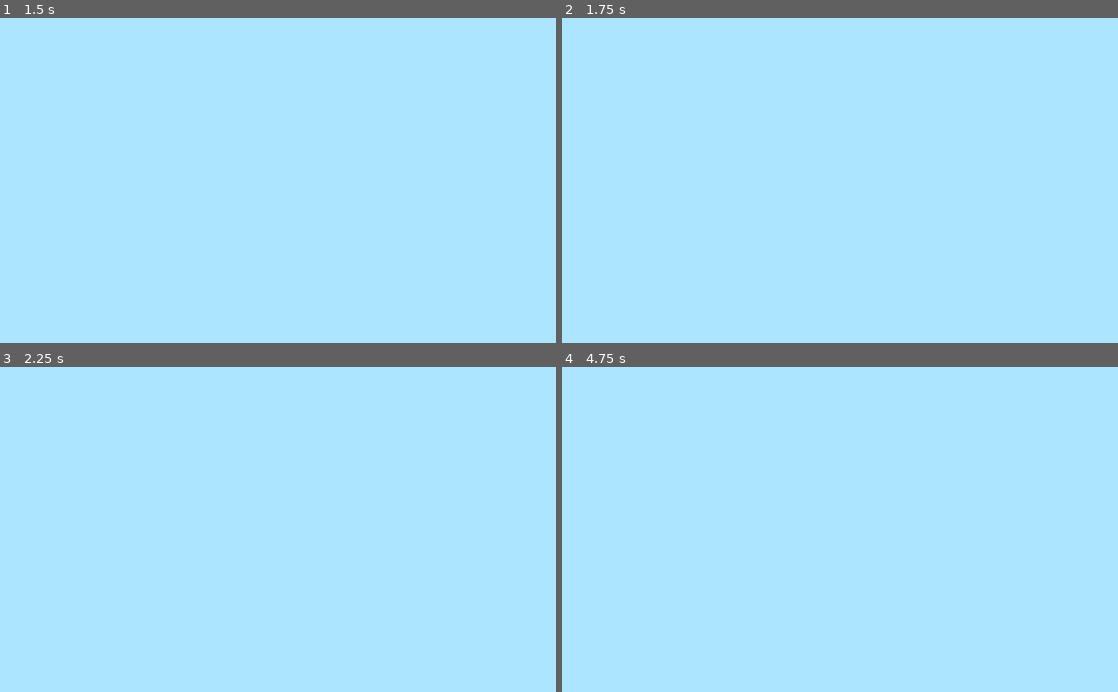
Above: before the commit, frames 1-4 (two rows, left to right).
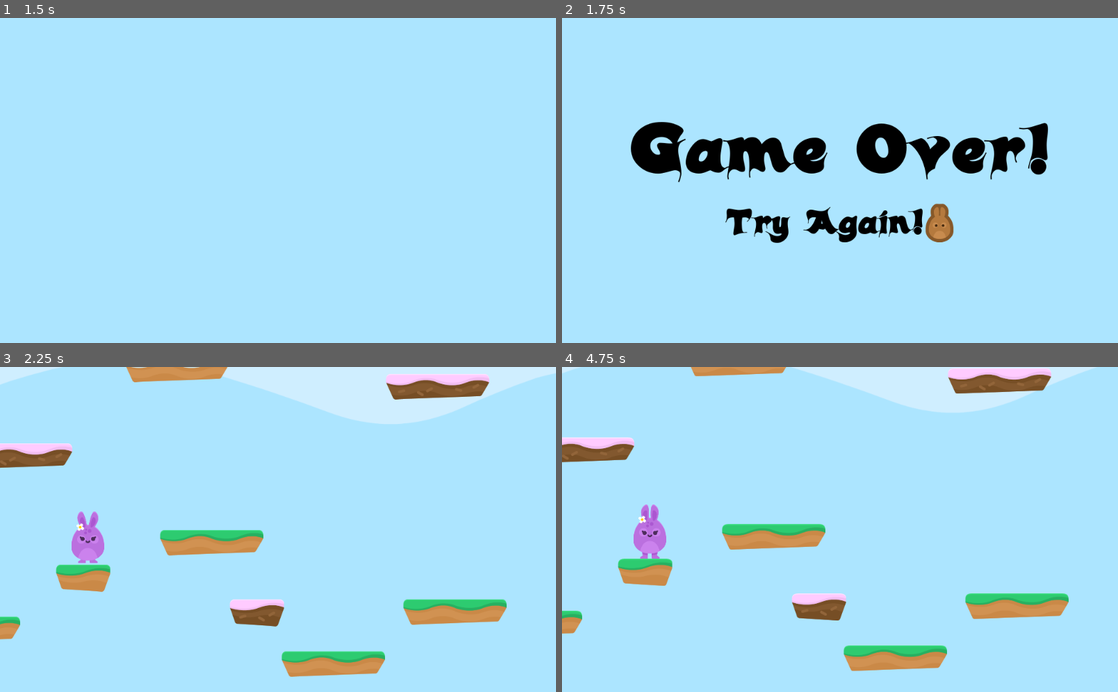
Above: after the commit, the same moments.

Repository: andredarcie/discovering-godot-course
Game: Godot game, scene res://Levels/Level1.tscn
Two runs of this game, one before a commit and one after it. Both use one fixed random seed, a clock stepped at 60 frames per second and the inputs below.
Inputs (mouse positions are in pixels of both pictures, inside the frame that each line leads up to):
- Up to frame 1 (1.5 s): hold D (right) from 0.53 s (still down); tap Space (Jump) at 0.77 s
- Up to frame 2 (1.75 s): keep holding D (right); tap Space (Jump) at 1.52 s
- Up to frame 3 (2.25 s): release D (right) at 2 s; click (378, 575) at 2.02 s
- Up to frame 4 (4.75 s): hold A (left) 2.78-3.53 s; hold D (right) 3.53-4.25 s; tap Space (Jump) at 3.77 s; click (940, 575) at 4.27 s

Frame 1 is identical in both runs. In frame 2, 8.2% of the frame differs, in the area x 12-88%, y 31-70%; in frame 3, 15%, in the area x 0-100%, y 0-96%; in frame 4, 12%.

Commit message:
Add end game

Diff:
--- /dev/null
+++ b/Hoppy Days/Levels/EndGame.gd
@@ -0,0 +1,4 @@
+extends Control
+
+func _on_RestartButton_pressed():
+	get_tree().change_scene("res://Levels/Level1.tscn")
--- /dev/null
+++ b/Hoppy Days/Levels/EndGame.tscn
@@ -0,0 +1,72 @@
+[gd_scene load_steps=7 format=2]
+
+[ext_resource path="res://GFX/Background/bg_layer1.png" type="Texture" id=1]
+[ext_resource path="res://Fonts/candles_.ttf" type="DynamicFontData" id=2]
+[ext_resource path="res://GFX/HUD/lifes.png" type="Texture" id=3]
+[ext_resource path="res://Levels/EndGame.gd" type="Script" id=4]
+
+[sub_resource type="DynamicFont" id=1]
+size = 128
+use_filter = true
+font_data = ExtResource( 2 )
+
+[sub_resource type="DynamicFont" id=2]
+size = 64
+font_data = ExtResource( 2 )
+
+[node name="EndGame" type="Control"]
+anchor_right = 1.0
+anchor_bottom = 1.0
+script = ExtResource( 4 )
+__meta__ = {
+"_edit_use_anchors_": false
+}
+
+[node name="TextureRect" type="TextureRect" parent="."]
+margin_right = 2048.0
+margin_bottom = 2048.0
+texture = ExtResource( 1 )
+__meta__ = {
+"_edit_use_anchors_": false
+}
+
+[node name="CenterContainer" type="CenterContainer" parent="."]
+anchor_right = 1.0
+anchor_bottom = 1.0
+__meta__ = {
+"_edit_use_anchors_": false
+}
+
+[node name="VBoxContainer" type="VBoxContainer" parent="CenterContainer"]
+margin_left = 125.0
+margin_top = 175.0
+margin_right = 898.0
+margin_bottom = 425.0
+
+[node name="Label" type="Label" parent="CenterContainer/VBoxContainer"]
+margin_right = 773.0
+margin_bottom = 164.0
+custom_fonts/font = SubResource( 1 )
+custom_colors/font_color = Color( 0, 0, 0, 1 )
+text = "Game Over!"
+
+[node name="HBoxContainer" type="HBoxContainer" parent="CenterContainer/VBoxContainer"]
+margin_top = 168.0
+margin_right = 773.0
+margin_bottom = 250.0
+alignment = 1
+
+[node name="Label" type="Label" parent="CenterContainer/VBoxContainer/HBoxContainer"]
+margin_left = 176.0
+margin_right = 540.0
+margin_bottom = 82.0
+custom_fonts/font = SubResource( 2 )
+custom_colors/font_color = Color( 0, 0, 0, 1 )
+text = "Try Again!"
+
+[node name="RestartButton" type="TextureButton" parent="CenterContainer/VBoxContainer/HBoxContainer"]
+margin_left = 544.0
+margin_right = 596.0
+margin_bottom = 82.0
+texture_normal = ExtResource( 3 )
+[connection signal="pressed" from="CenterContainer/VBoxContainer/HBoxContainer/RestartButton" to="." method="_on_RestartButton_pressed"]
--- a/Hoppy Days/Player/Player.gd
+++ b/Hoppy Days/Player/Player.gd
@@ -6,6 +6,7 @@
 const GRAVITY = 300
 const UP = Vector2(0, -1)
 const JUMP_SPEED = 3000
+const WORLD_LIMIT = 4000
 
 signal animate
 
@@ -18,6 +19,8 @@
 
 
 func apply_gravity():
+	if position.y > WORLD_LIMIT:
+		end_game()
 	if not is_on_floor():
 		motion.y += GRAVITY
 	elif is_on_ceiling():
@@ -42,3 +45,6 @@
 
 func animate():
 	emit_signal("animate", motion)
+
+func end_game():
+	get_tree().change_scene("res://Levels/EndGame.tscn")
